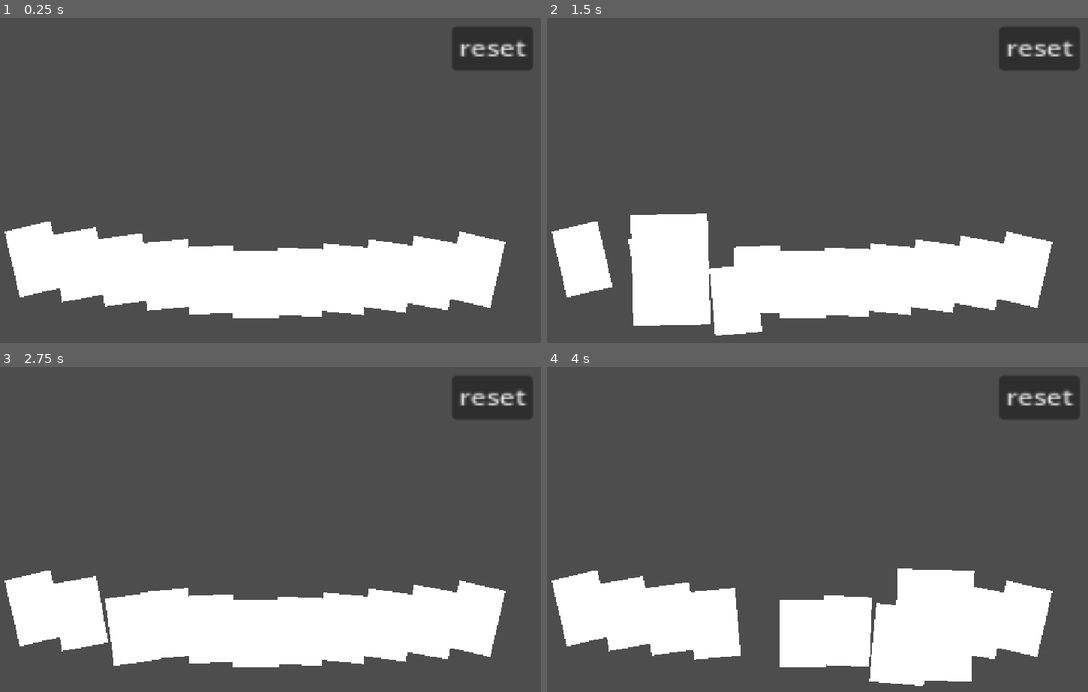
Above: before the commit, frames 1-4 (two rows, left to right).
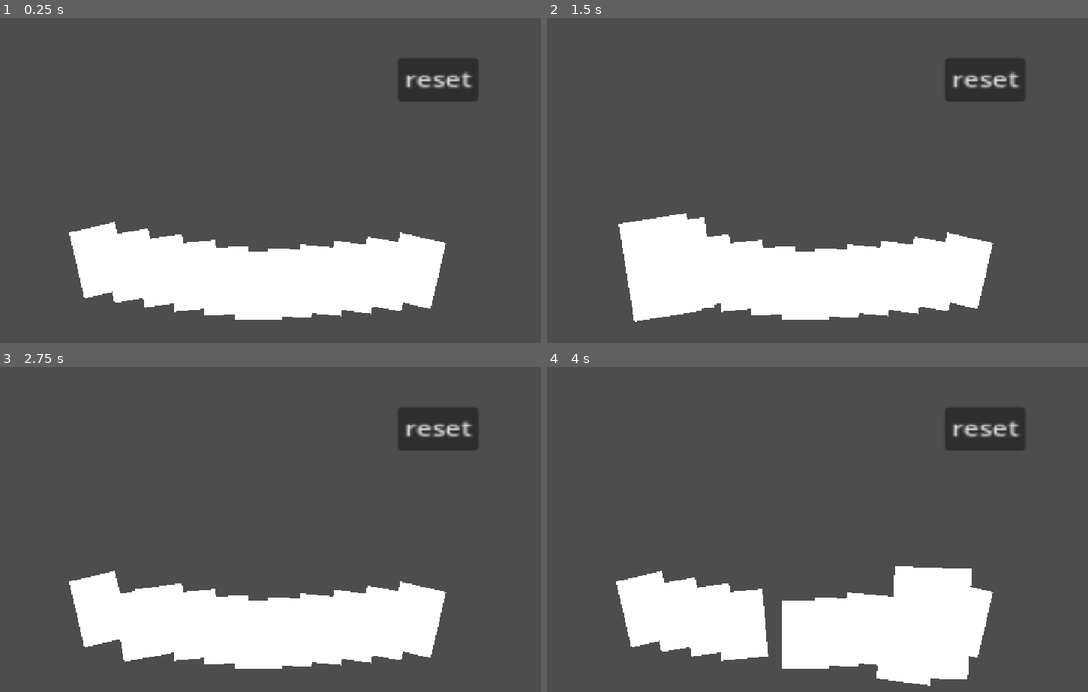
Above: after the commit, the same moments.

Repository: night-silhouette/gamejam
Game: Godot game, scene res://scene/game/game.tscn
Two runs of this game, one before a commit and one after it. Both use one fixed random seed, a clock stepped at 60 frames per second and the inputs below.
Inputs (mouse positions are in pixels of both pictures, inside the frame that each line leads up to):
- Up to frame 1 (0.25 s): no input
- Up to frame 2 (1.5 s): tap Enter at 0.5 s; drag from (579, 258) to (714, 274) at 0.52 s; drag from (628, 265) to (757, 278) at 1.27 s
- Up to frame 3 (2.75 s): move the mouse to (124, 617) at 2.02 s; click (124, 617) at 2.17 s
- Up to frame 4 (4 s): tap Space at 2.75 s; drag from (714, 623) to (887, 627) at 2.77 s; drag from (757, 627) to (936, 623) at 3.52 s

The runs differ from the first frame. In frame 1, 9.0% of the frame differs, in the area x 0-99%, y 2-93%; in frame 2, 9.8%; in frame 3, 9.3%; in frame 4, 10%, in the area x 0-99%, y 2-99%.

Commit message:
card_container优化

Diff:
--- a/class/util/util.gd
+++ b/class/util/util.gd
@@ -12,12 +12,15 @@
 
 	return res
 
-func zero_cross_sequence(total):#-2,-1,0,1,2
+func zero_cross_sequence(total):#-1.5，-0.5，0.5，1.5
 	var middle=int(total/2)
 	var res:Array=[]
 	if total%2==0:
-		res.append_array(Array(range(-middle+1,1)))
-		res.append_array(Array(range(0,middle)))
+		var i=-middle+0.5
+		while (i<=middle-0.5):
+			res.push_back(i)
+			i+=1
+
 	else:
 		res.append_array(Array(range(-middle,0)))
 		res.append_array(Array(range(0,middle+1)))
--- a/scene/game/game.tscn
+++ b/scene/game/game.tscn
@@ -10,6 +10,7 @@
 [node name="Game" type="Node2D"]
 
 [node name="Camera2D" type="Camera2D" parent="."]
+position = Vector2(37, -2)
 
 [node name="hard_container" type="Control" parent="."]
 layout_mode = 3
@@ -101,10 +102,10 @@
 metadata/_edit_use_anchors_ = true
 
 [node name="Button" type="Button" parent="."]
-offset_left = 380.0
-offset_top = -285.0
-offset_right = 428.0
-offset_bottom = -254.0
+offset_left = 313.0
+offset_top = -227.0
+offset_right = 361.0
+offset_bottom = -196.0
 scale = Vector2(3.22993, 2.64425)
 text = "reset
 "
--- a/scene/game/hard_container.gd
+++ b/scene/game/hard_container.gd
@@ -1,7 +1,7 @@
 extends Control
 
 
-@export var max_width_percent: float = 0.8
+@export var x_span:float=60
 @export var base_y_offset: float = 100.0
 @export var card_arc_angle: float = 0.5
 @export var y_bios=20
@@ -40,10 +40,10 @@
 	if self.is_node_ready():
 		var card_num=card_in_hard.size()
 
-		var px_temp=viewport_x/card_num*max_width_percent
-		print(px_temp)
+
+
 		var r_temp=card_arc_angle/card_num
-		print(r_temp)
+
 		for i in range(card_num):
 
 
@@ -53,4 +53,4 @@
 			var rota=Util.zero_cross_sequence(card_num)[i]*r_temp
 			var pivot_bios=Vector2(diagonal*sin(rota),diagonal*cos(rota))
 			card_in_hard[i].rotation=rota
-			card_in_hard[i].global_position=pivot_bios+Vector2(-viewport_x/2*max_width_percent+i*px_temp,viewport_y/2-base_y_offset-y_bios* Util.u_sequence(card_num)[i])
+			card_in_hard[i].global_position=pivot_bios+Vector2(Util.zero_cross_sequence(card_num)[i]*x_span,viewport_y/2-base_y_offset-y_bios* Util.u_sequence(card_num)[i])
